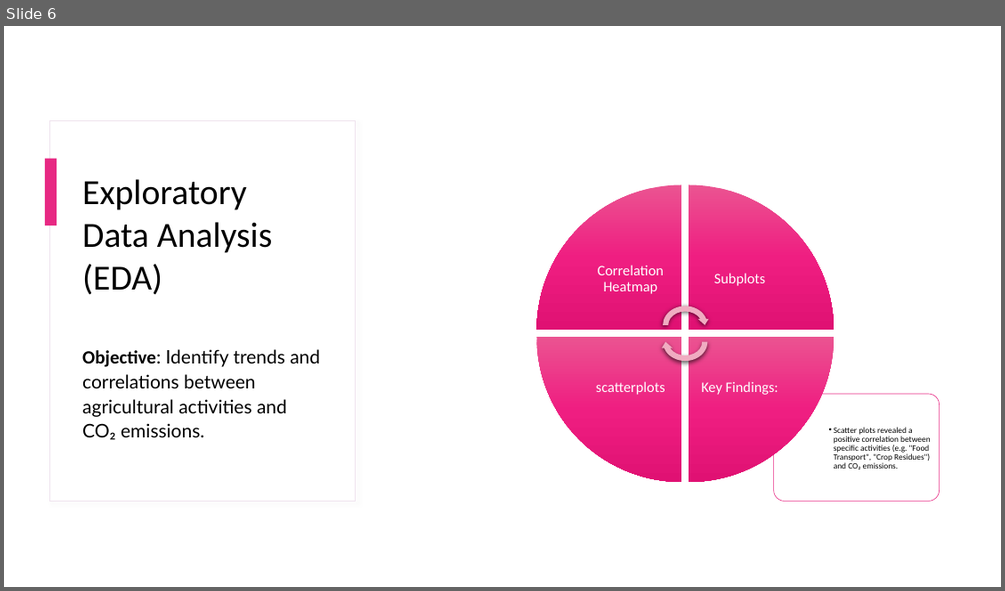
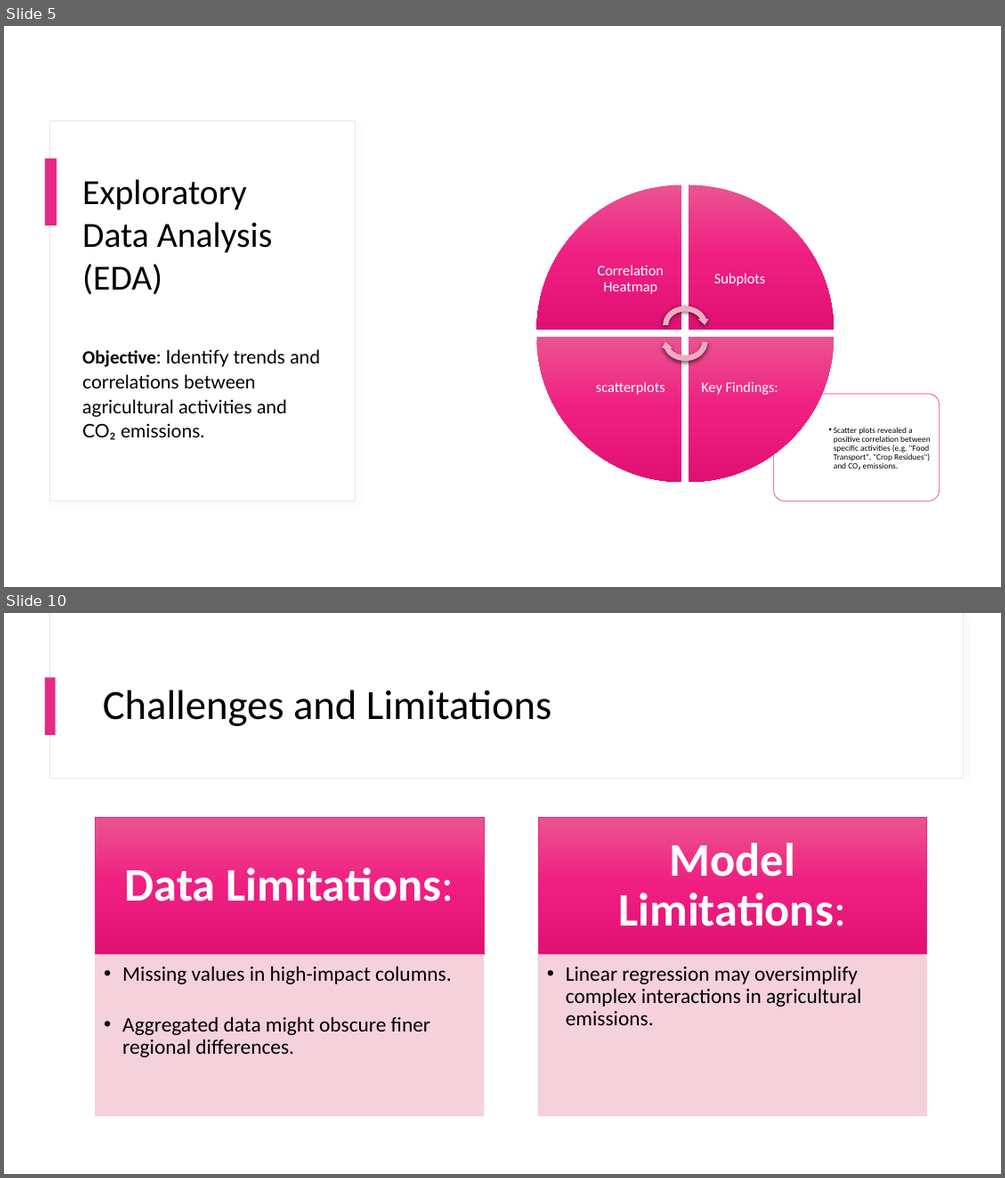
Before and after one commit to MelShongwe/2401PTDS_Regression_Project, a slide deck: Presentation Slide Deck .pptx. Shown one above the other, each under a label of ours: slide 6 before the commit, slides 5 and 10 after it; the slides between them are not shown. The pictures are 1005x591 and 1005x1178 pixels, drawn with LibreOffice and Linux fonts; fonts in the diff are those of the drawing. Boxes give left, top, right and bottom in pixels: in the first picture for what was removed or moved away, otherwise in the second. Text is boxed around its words. In the diff, an @@ line names an element or a change of style, - is before the commit and + after.

```diff
--- a/Presentation Slide Deck .pptx
+++ b/Presentation Slide Deck .pptx
@@ slide 10 added at box(4, 613, 1001, 1174), background #FFFFFF @@
@@ rectangle added at box(49, 613, 963, 779), fill #FFFFFF, outline #EFE3EE 0.75 pt @@
@@ rectangle added at box(50, 613, 963, 778), fill #FFFFFF @@
@@ rectangle added at box(45, 677, 56, 735), fill #E72983 @@
@@ title added at box(103, 690, 551, 726), 40 pt, text #000000 @@
+Challenges and Limitations
@@ group added at box(96, 817, 927, 1116): 4 rectangles, 4 texts @@
+Data Limitations:
+  • Missing values in high-impact columns.
+  • Aggregated data might obscure finer regional differences.
+Model Limitations:
+  • Linear regression may oversimplify complex interactions in agricultural emissions.
@@ what was slide 6 is now slide 5 @@
```
Also in this commit, not shown: 1 slide changed, 5 other slides added, 2 slides removed.
